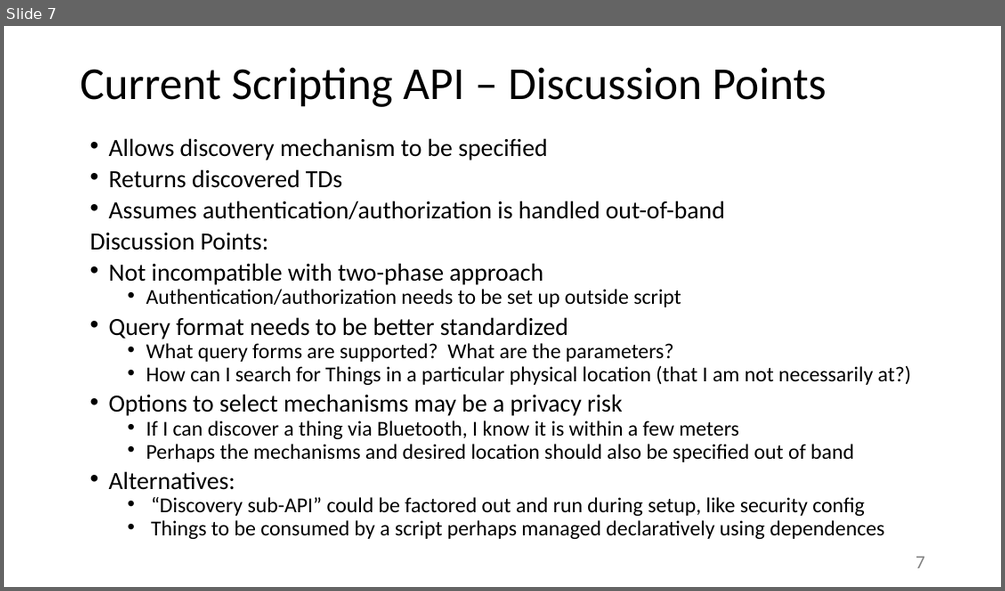
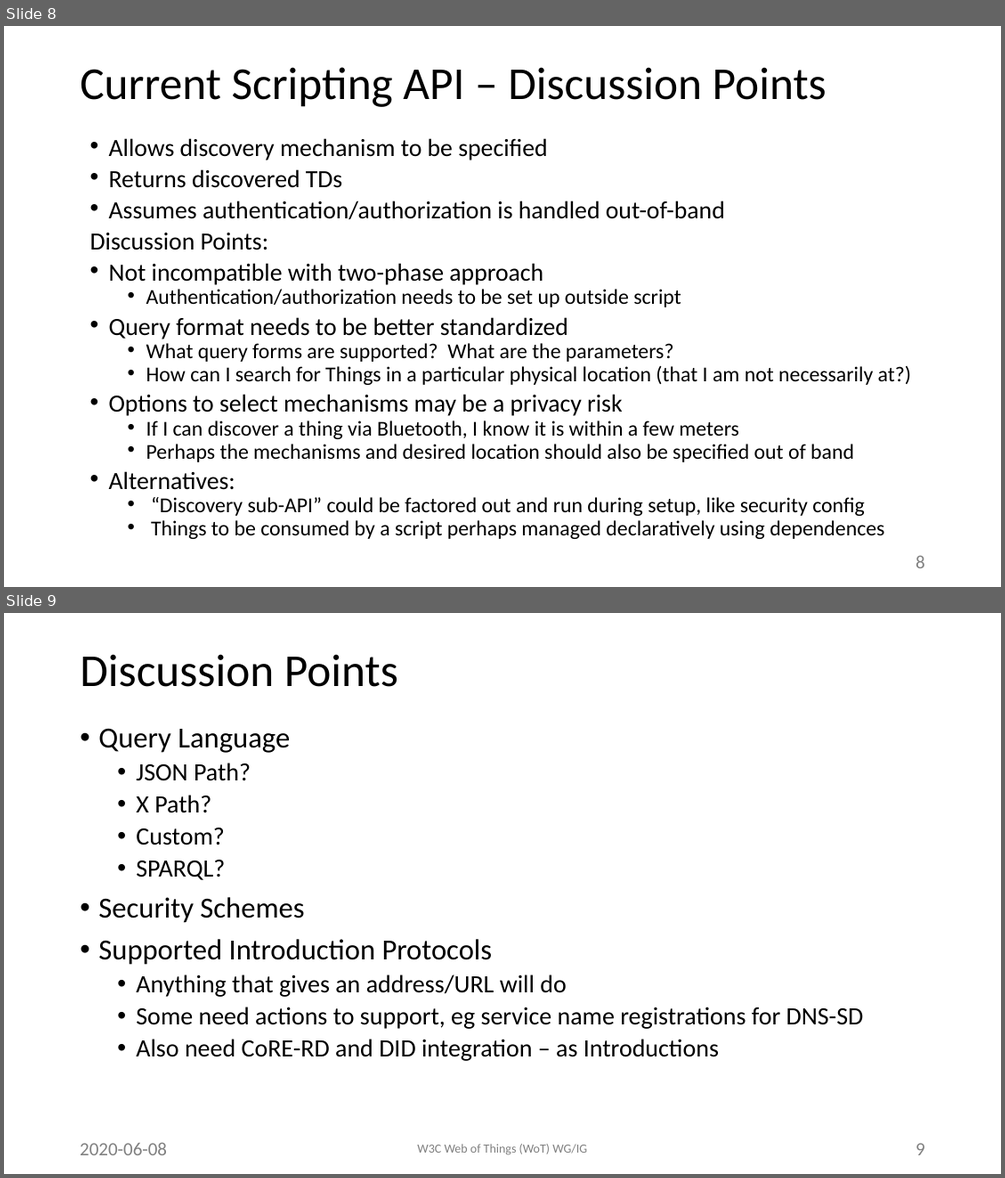
Before and after one commit to w3c/wot, a slide deck: PRESENTATIONS/2020-06-08-Discovery-McCool.pptx. Shown one above the other, each under a label of ours: slide 7 before the commit, slides 8 and 9 after it. The pictures are 1005x591 and 1005x1178 pixels, drawn with LibreOffice and Linux fonts; fonts in the diff are those of the drawing; background and template pictures are left out. Boxes give left, top, right and bottom in pixels: in the first picture for what was removed or moved away, otherwise in the second. Text is boxed around its words. In the diff, an @@ line names an element or a change of style, - is before the commit and + after.

```diff
--- a/PRESENTATIONS/2020-06-08-Discovery-McCool.pptx
+++ b/PRESENTATIONS/2020-06-08-Discovery-McCool.pptx
@@ slide 9 added at (x1=4, y1=613, x2=1001, y2=1174), background #FFFFFF @@
@@ title added at (x1=80, y1=654, x2=398, y2=687), 44 pt, text #000000 @@
+Discussion Points
@@ text added at (x1=98, y1=728, x2=864, y2=1061), 24 pt, text #000000 @@
+• Query Language
+  • JSON Path?
+  • X Path?
+  • Custom?
+  • SPARQL?
+• Security Schemes
+• Supported Introduction Protocols
+  • Anything that gives an address/URL will do
+  • Some need actions to support, eg service name registrations for DNS-SD
+  • Also need CoRE-RD and DID integration – as Introductions
@@ text added at (x1=80, y1=1142, x2=167, y2=1155), 18 pt, text #808080 @@
+2020-06-08
@@ text added at (x1=417, y1=1143, x2=587, y2=1155), 12 pt, text #808080 @@
+W3C Web of Things (WoT) WG/IG
@@ page number added at (x1=915, y1=1143, x2=925, y2=1155), 18 pt, text #808080 @@
+9
@@ what was slide 7 is now slide 8 @@
@@ page number at (x1=915, y1=555, x2=925, y2=568): text changed @@
-7
+8
```
Also in this commit, not shown: 1 other slide added, 1 other file.
